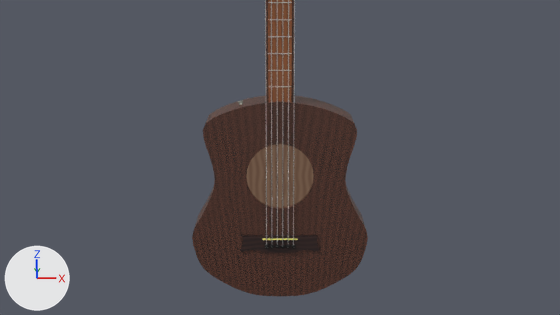
One commit to the Blender file guitar.blend: the scene before it, then after it.
Before and after are seen from the file's camera 'Camera'. Arrows for +X, +Y and +Z are at lower left; the lights stay in place.

In view in the first picture: 'Circle.002', 'bridge', 'neck', 'neck.001'.
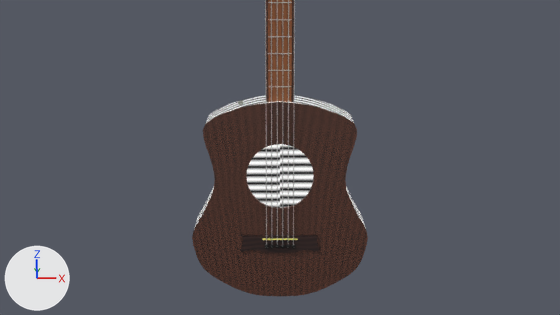
Boxes (x1, y1, x2, y2) around the edits, measured in the pictures (560 x 315 px):
part 1 of me_circle_002, recoloured (brown to grey): (194, 95, 366, 229) in both
part 2 of me_circle_002, recoloured: (246, 144, 314, 208) in both

What changed in the scene script:
```text
Add mat_side_wood:
    mat_side_wood = bpy.data.materials.new('side wood')
    # nodes: Emission, Mapping, OutputMaterial, TexCoord, TexWave
Change me_circle_002:
    where me_circle_002.from_pydata(...)  # 327 vertices, 165 faces; spans x -0.78..0.78, y -1.0..0.79, z 0.0..0.37
    used by ob_circle_002; location = (0.0, 0.21, 0.16); rotation_euler = (1.571, 0.0, 0.0), in degrees (90, 0, 0)
    me_circle_002 part 1: 68 of the faces centred in x -0.78..0.78, y -1.0..0.78, z 0.19 switch from mat_top_wood to mat_side_wood
    me_circle_002 part 2: all 2 faces that had it switch from mat_inside_wood to mat_side_wood
```
